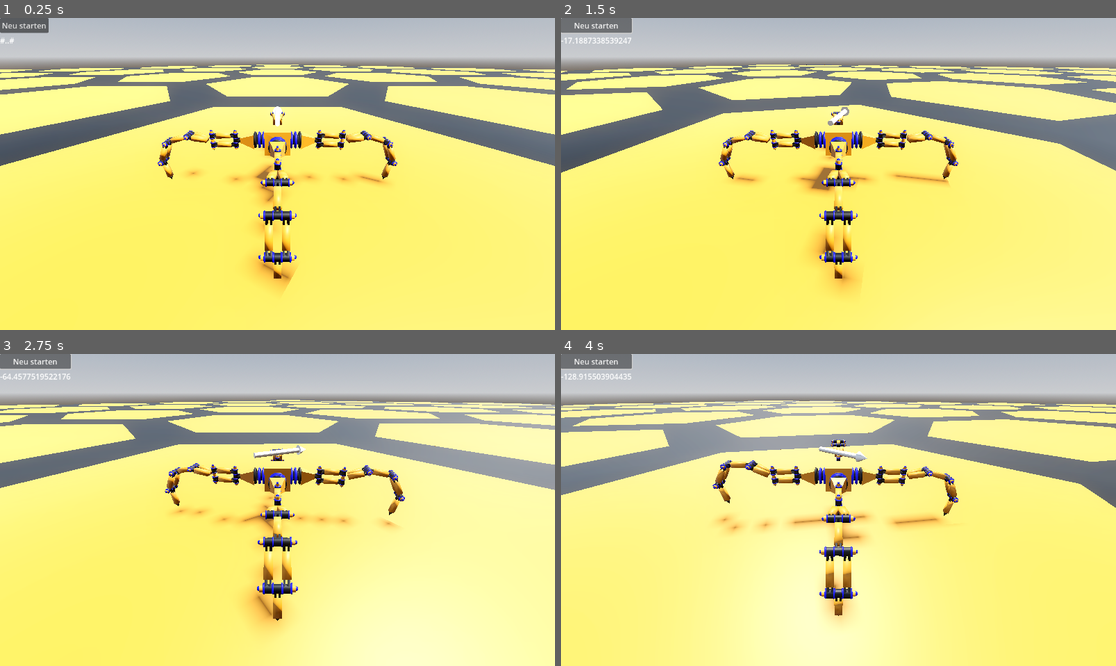
Above: before the commit, frames 1-4 (two rows, left to right).
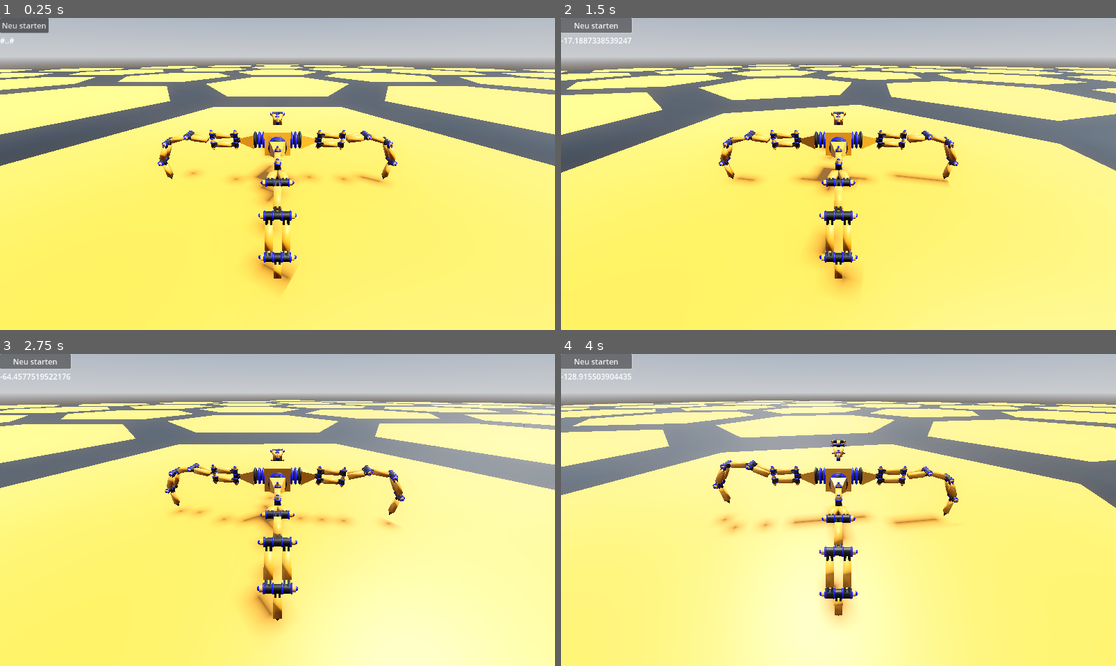
Above: after the commit, the same moments.

Repository: gheddie/godot_spider_game
Game: Godot game, scene res://sandbox.tscn
Same seed, same stepped clock (60 frames per second), same inputs: the game is played once before the commit and once after it.
Inputs:
- Up to frame 1 (0.25 s): no input
- Up to frame 2 (1.5 s): click "Neu starten" at 0.5 s; tap Enter at 1.25 s; hold D (turn_right) from 1.28 s (still down)
- Up to frame 3 (2.75 s): release D (turn_right) at 2.03 s; hold S (move_backward) from 2.03 s (still down)
- Up to frame 4 (4 s): release S (move_backward) at 2.78 s; hold D (turn_right) 2.78-3.53 s; hold W (move_forward) from 3.53 s (still down)

The runs differ from the first frame. In frame 1, less than 0.1% of the frame differs, in the area x 49-51%, y 28-35%; in frame 2, 0.2%; in frame 3, 0.2%; in frame 4, 0.3%, in the area x 46-56%, y 29-62%.

Commit message:
no diretion indicator anymore

Diff:
--- a/assets/spider.tscn
+++ b/assets/spider.tscn
@@ -1,8 +1,7 @@
-[gd_scene load_steps=6 format=3 uid="uid://bdrgqja08vwol"]
+[gd_scene load_steps=5 format=3 uid="uid://bdrgqja08vwol"]
 
 [ext_resource type="Script" uid="uid://bco1kp8235f8a" path="res://script/spider.gd" id="1_h5k70"]
 [ext_resource type="PackedScene" uid="uid://bfxf731uerwcx" path="res://assets/blender/export/spider.glb" id="1_k3kcl"]
-[ext_resource type="PackedScene" uid="uid://ds720p4j7jytw" path="res://assets/direction_indicator.tscn" id="3_c6fg3"]
 [ext_resource type="AudioStream" uid="uid://bchb5r41qm6bt" path="res://audio/click.wav" id="4_25m37"]
 
 [sub_resource type="BoxShape3D" id="BoxShape3D_h5k70"]
@@ -125,9 +124,6 @@
 transform = Transform3D(1, 0, 0, 0, 1, 0, 0, 0, 1, -0.011364579, 0.19999999, 0.02534151)
 shape = SubResource("BoxShape3D_h5k70")
 
-[node name="DirectionIndicator" parent="." instance=ExtResource("3_c6fg3")]
-transform = Transform3D(0.1, 0, 0, 0, 0.1, 0, 0, 0, 0.1, 0, 0.3, 0)
-
 [node name="ClickAudio" type="AudioStreamPlayer" parent="."]
 stream = ExtResource("4_25m37")
 
--- a/script/spider.gd
+++ b/script/spider.gd
@@ -3,7 +3,6 @@
 extends CharacterBody3D
 
 @onready var spider_animator: AnimationPlayer = $spider/AnimationPlayer
-@onready var direction_indicator: Node3D = $DirectionIndicator
 
 # gui stuff
 @onready var buttonRestart: Button = $GridContainer/RestarLevel
@@ -17,20 +16,15 @@
 
 const WALK_ANIMATION: String = "Animation"
 
-var heading: Vector3
 var body_rotation: float
 
 func _ready() -> void:
 	print("spider is ready...")
-	print(direction_indicator.global_position)
 	print(spider_animator)
 	connect_buttons()
 	var anim : Animation = spider_animator.get_animation(WALK_ANIMATION)
 	# make walk animation run forever...
 	anim.loop_mode = (Animation.LOOP_LINEAR)
-	heading = get_global_transform().basis.x
-
-	direction_indicator.rotation.y = 0.0
 
 	click()
 
@@ -57,18 +51,13 @@
 func rotate_player() -> void:
 
 	if (Input.is_action_pressed("turn_left")):
-		direction_indicator.rotation.y += ROTATION_DIFF
 		body_rotation += ROTATION_DIFF
-		# headingIndicator.text = str(int(direction_indicator.rotation_degrees.y))
 		headingIndicator.text = str(rad_to_deg(body_rotation))
 
 	if (Input.is_action_pressed("turn_right")):
-		direction_indicator.rotation.y -= ROTATION_DIFF
 		body_rotation -= ROTATION_DIFF
-		# headingIndicator.text = str(int(direction_indicator.rotation_degrees.y))
 		headingIndicator.text = str(rad_to_deg(body_rotation))
 
-	## rotation.y = deg_to_rad(direction_indicator.rotation_degrees.y)
 	rotation.y = body_rotation
 
 func connect_buttons() -> void:
